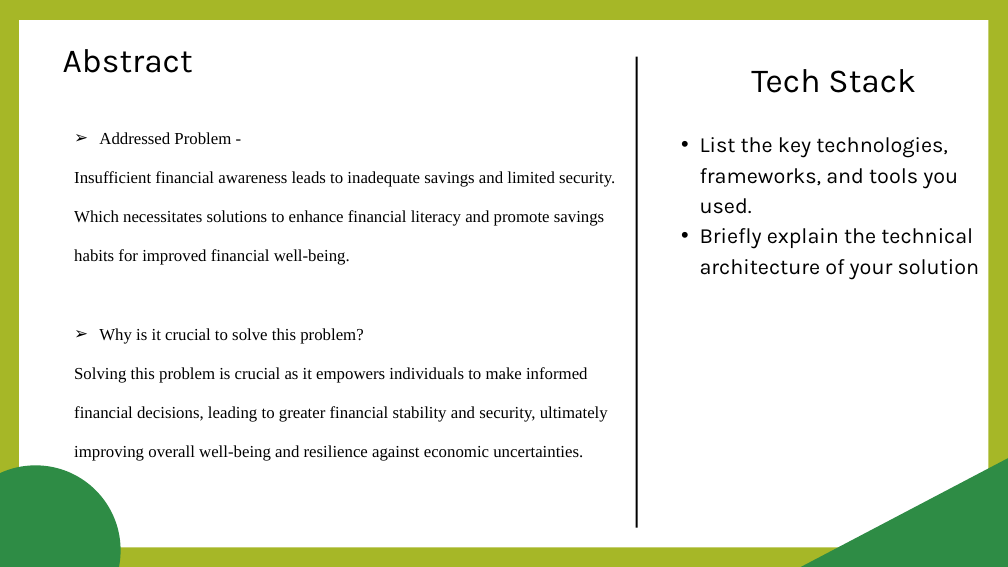
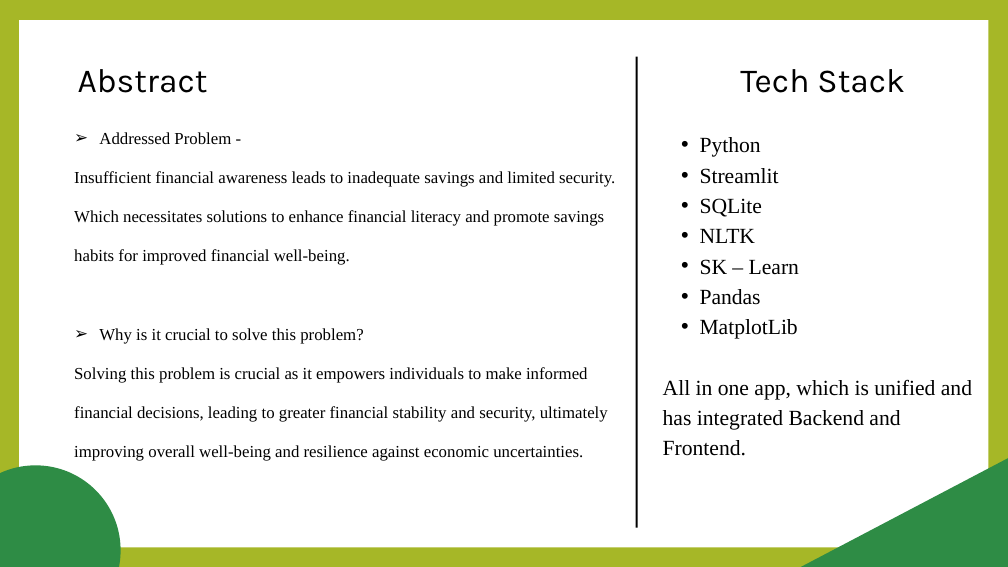
Before and after one commit to Prithxvhie44/HM0024_Himalaya, a slide deck: slide 2 of Team Himalaya (HM0024).pptx. Drawn at 1008x567 pixels with LibreOffice and Linux fonts; fonts in the diff are those of the drawing. Boxes give left, top, right and bottom in pixels: in the first picture for what was removed or moved away, otherwise in the second. Text is boxed around its words. In the diff, an @@ line names an element or a change of style, - is before the commit and + after.

Commit message:
PPT Update

```diff
--- a/Team Himalaya (HM0024).pptx
+++ b/Team Himalaya (HM0024).pptx
@@ text "Abstract": place and size @@
-text "Abstract" at [63,49,193,73]
+text "Abstract" at [78,69,208,93]
@@ text "Tech Stack": place and size @@
-text "Tech Stack" at [751,69,916,93]
+text "Tech Stack" at [740,69,905,93]
@@ text at [663,137,972,456]: text changed; font Karla to Times New Roman @@
-  • List the key technologies, frameworks, and tools you used.
-  • Briefly explain the technical architecture of your solution
+  • Python
+  • Streamlit
+  • SQLite
+  • NLTK
+  • SK – Learn
+  • Pandas
+  • MatplotLib
+All in one app, which is unified and has integrated Backend and Frontend.
```
Also in this commit, not shown: 1 other slide changed.
